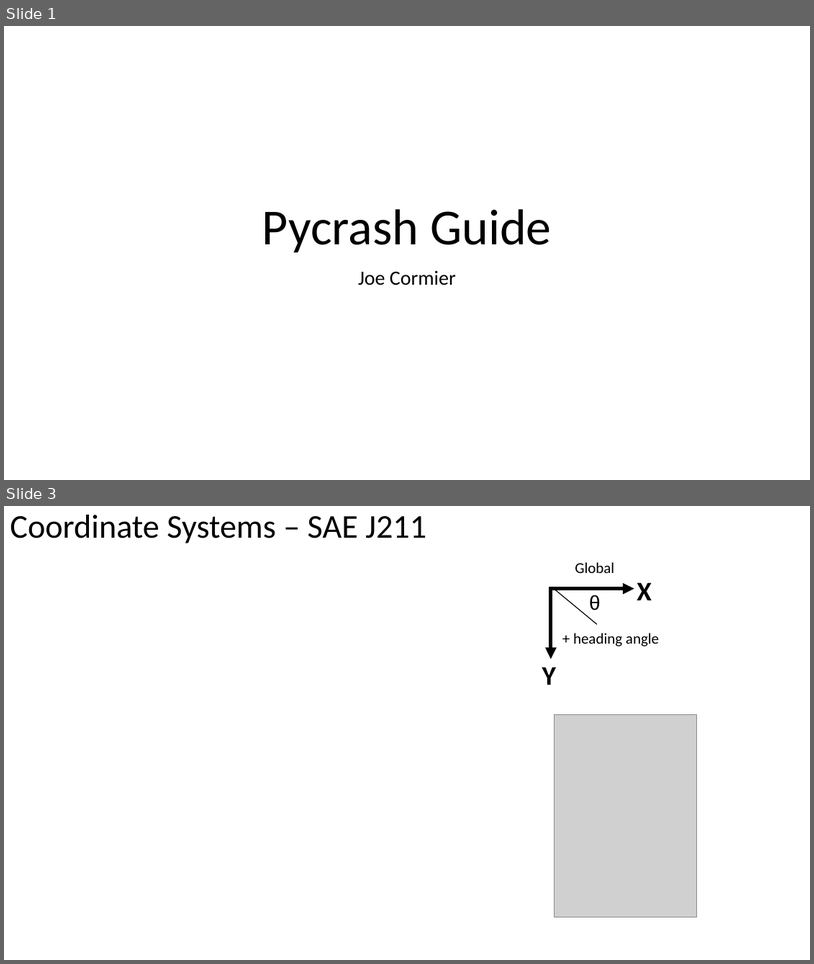
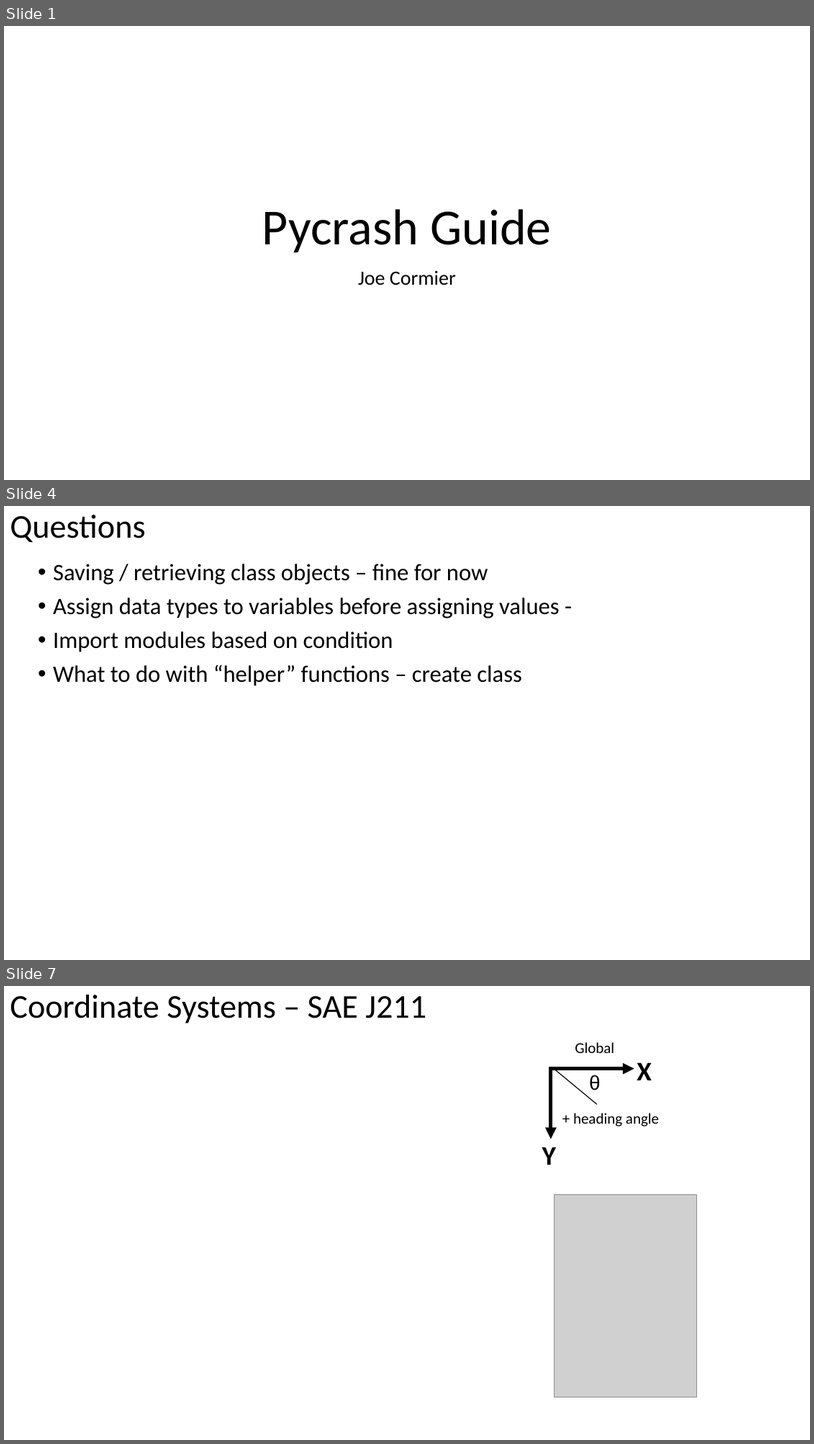
Before and after one commit to joe-cormier/pycrash, a slide deck: docs/Vehicle_Dynamics_Guide.pptx. Shown one above the other, each under a label of ours: slides 1 and 3 before the commit, slides 1, 4 and 7 after it; the slides between them are not shown. The pictures are 814x964 and 814x1444 pixels, drawn with LibreOffice and Linux fonts; fonts in the diff are those of the drawing; grey boxes stand for pictures. Boxes give left, top, right and bottom in pixels: in the first picture for what was removed or moved away, otherwise in the second. Text is boxed around its words. In the diff, an @@ line names an element or a change of style, - is before the commit and + after.

```diff
--- a/docs/Vehicle_Dynamics_Guide.pptx
+++ b/docs/Vehicle_Dynamics_Guide.pptx
@@ slide 4 added at <box>4,506,810,960</box>, background #FFFFFF @@
@@ title added at <box>10,515,145,542</box>, 39.6 pt, text #000000 @@
+Questions
@@ text added at <box>53,564,560,686</box>, 28 pt, text #000000 @@
+• Saving / retrieving class objects – fine for now
+• Assign data types to variables before assigning values -
+• Import modules based on condition
+• What to do with “helper” functions – create class
@@ what was slide 3 is now slide 7 @@
```
Also in this commit, not shown: 4 other slides added, 2 slides removed, 19 other files.
